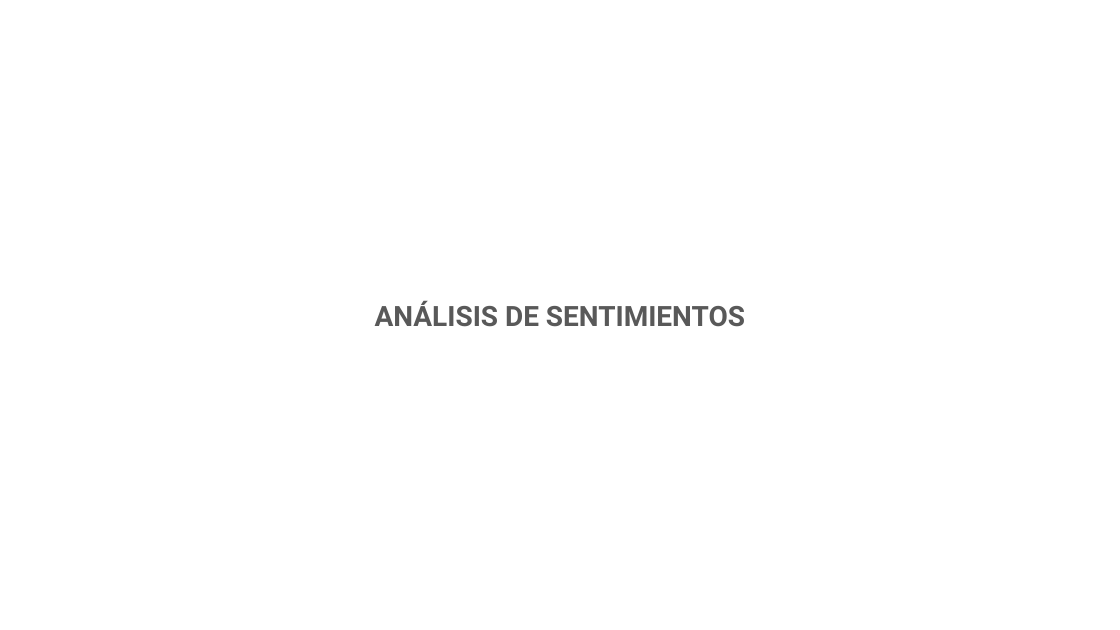
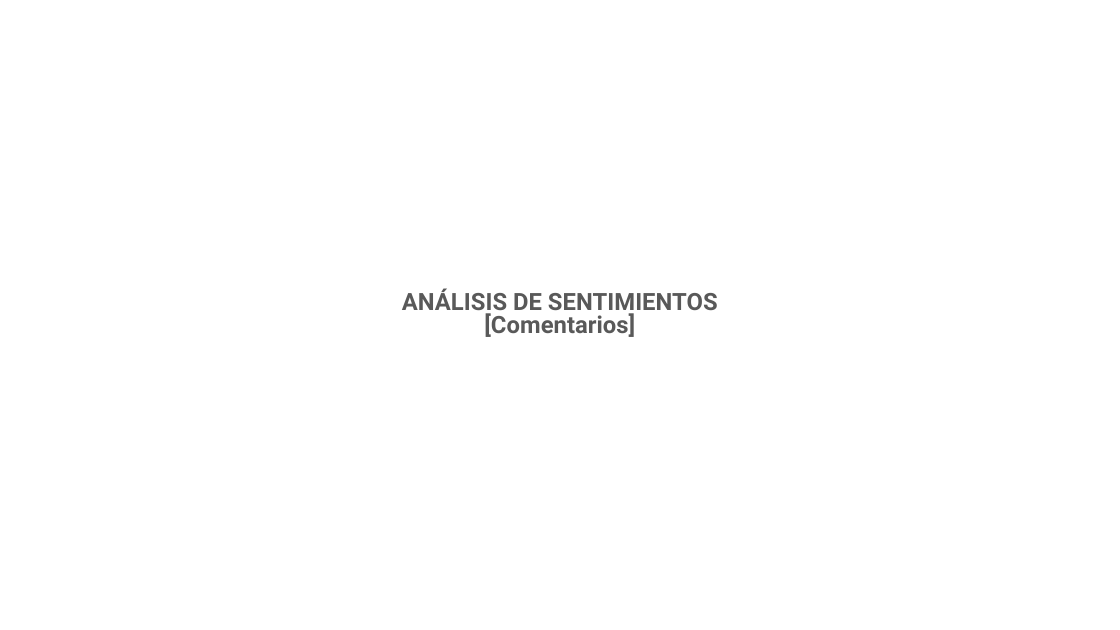
Before and after one commit to ivanseldas/Sentiment-Driven-Video-Recommendations, a slide deck: slide 13 of presentation/Sentiment-Driven Video Recommendations .odp. Drawn at 1120x630 pixels with LibreOffice and Linux fonts; fonts in the diff are those of the drawing. Boxes give left, top, right and bottom in pixels: in the first picture for what was removed or moved away, otherwise in the second. Text is boxed around its words. In the diff, an @@ line names an element or a change of style, - is before the commit and + after.

```diff
--- a/presentation/Sentiment-Driven Video Recommendations .odp
+++ b/presentation/Sentiment-Driven Video Recommendations .odp
@@ title at (402, 288, 718, 337): text changed; size 18 to 15.3 pt @@
-ANÁLISIS DE SENTIMIENTOS
+ANÁLISIS DE SENTIMIENTOS
+[Comentarios]
```
Also in this commit, not shown: 4 other slides changed, 8 slides added, 3 slides removed, 4 other files.
